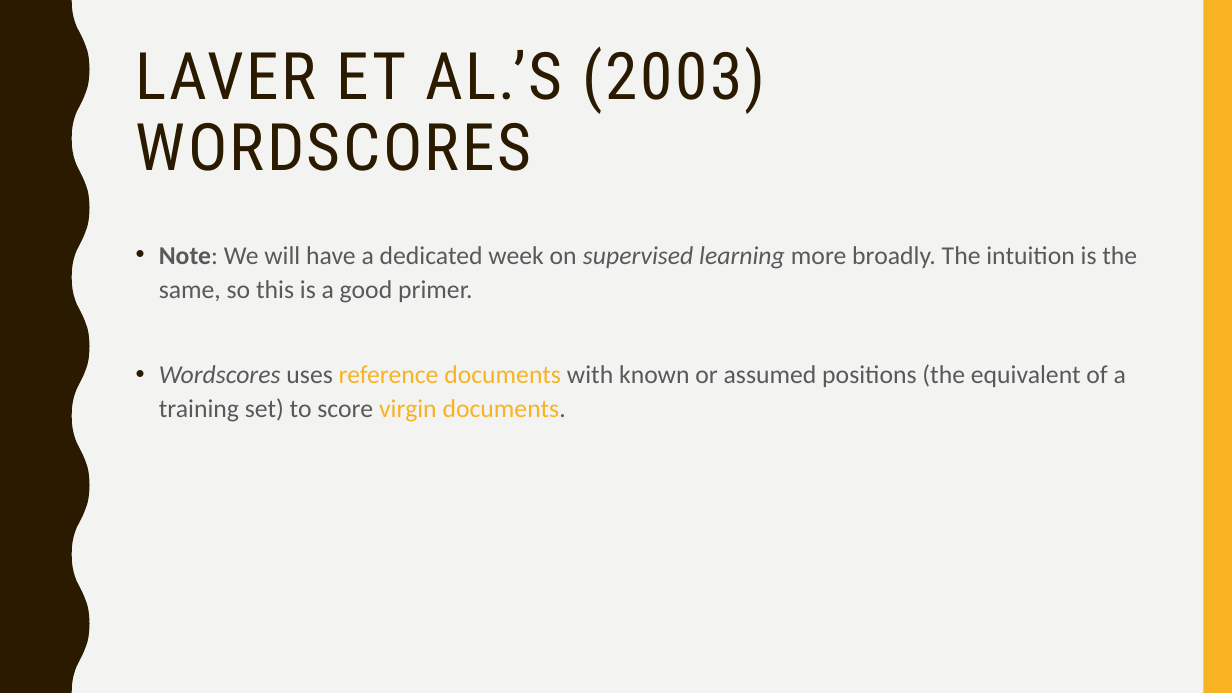
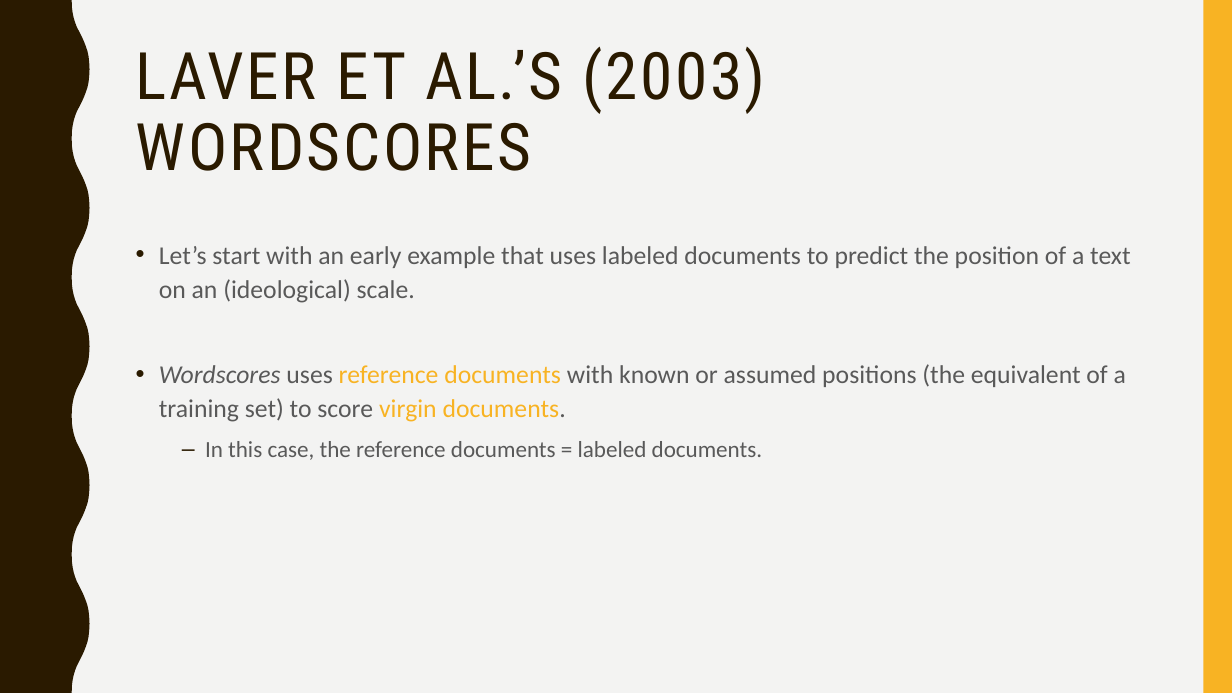
Before and after one commit to svallejovera/cta_updated, a slide deck: slide 5 of slides/7 A Primer on Supervised Learning.pptx (slide 6 before the commit). Drawn at 1232x693 pixels with LibreOffice and Linux fonts; fonts in the diff are those of the drawing. Boxes give left, top, right and bottom in pixels: in the first picture for what was removed or moved away, otherwise in the second. Text is boxed around its words. In the diff, an @@ line names an element or a change of style, - is before the commit and + after.

Commit message:
week 7

```diff
--- a/slides/7 A Primer on Supervised Learning.pptx
+++ b/slides/7 A Primer on Supervised Learning.pptx
@@ text at [159,246,1131,303]: text changed @@
-• Note: We will have a dedicated week on supervised learning more broadly. The intuition is the same, so this is a good primer.
+• Let’s start with an early example that uses labeled documents to predict the position of a text on an (ideological) scale.
@@ text at [205,441,763,460]: paragraph added @@
+  – In this case, the reference documents = labeled documents.
```
Also in this commit, not shown: 7 other slides changed, 36 slides added, 19 slides removed, 34 other files.
